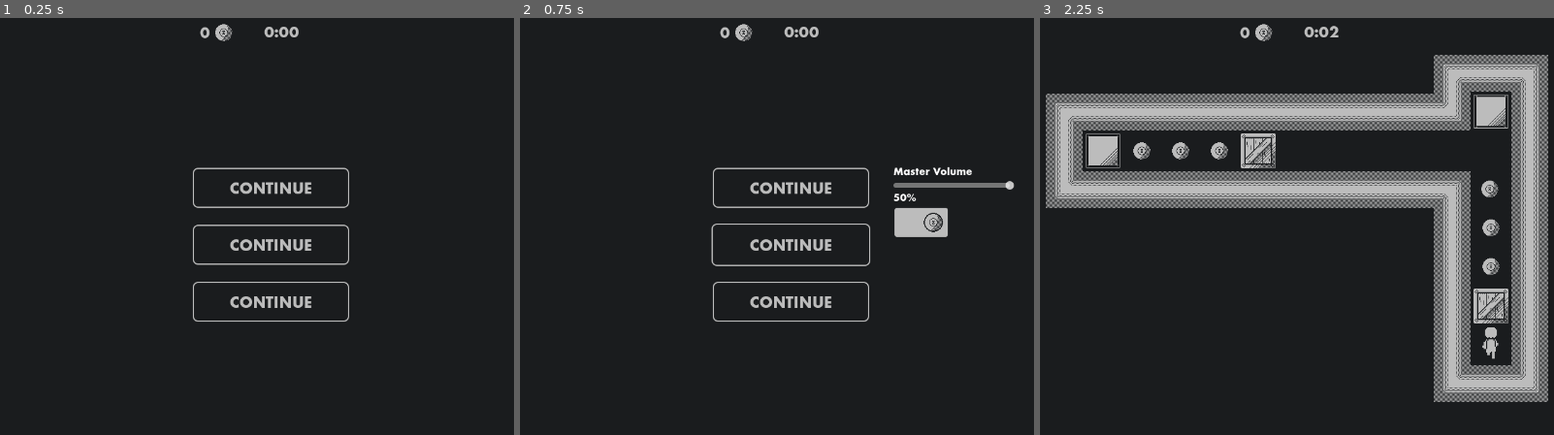
Above: before the commit, frames 1-3 (left to right).
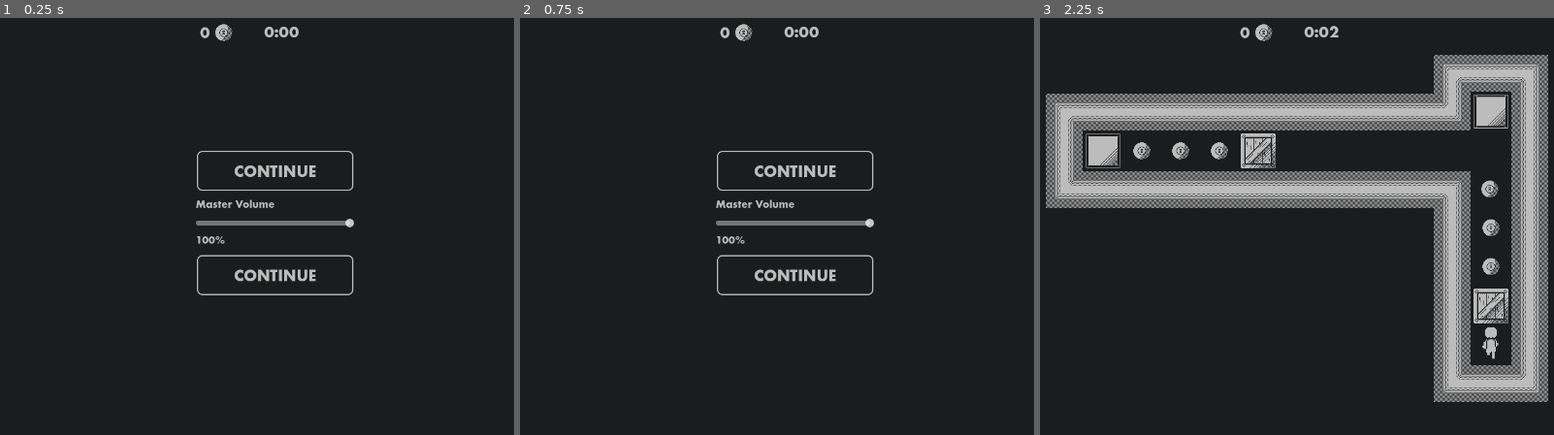
Above: after the commit, the same moments.

Repository: ParryTotato/1BitJam2025
Game: Godot game, scene res://Scenes/Main/main.tscn
Same seed, same stepped clock (60 frames per second), same inputs: the game is played once before the commit and once after it.
Inputs (mouse positions are in pixels of both pictures, inside the frame that each line leads up to; where the layout moved, square brackets give the same spot in the first picture):
- Up to frame 1 (0.25 s): no input
- Up to frame 2 (0.75 s): click (792, 243) at 0.52 s
- Up to frame 3 (2.25 s): click (1471, 222) at 1.27 s; click (1317, 172) [1312, 188] at 2 s

The runs differ from the first frame. In frame 1, 3.2% of the frame differs, in the area x 37-69%, y 31-73%; in frame 2, 4.4%, in the area x 37-97%, y 31-73%; in frame 3, nothing differs.

Commit message:
Working audio slider and Main menu, need assets

Diff:
--- a/Scenes/Coin/Scripts/coin.gd
+++ b/Scenes/Coin/Scripts/coin.gd
@@ -6,22 +6,7 @@
 func _ready():
 	body_entered.connect(collect)
 
-
-#func _on_body_entered(body: Node2D):
-	#if is_collected:
-		#return
-	#
-	#if body.is_in_group("player") or body.is_in_group("box"):
-		#collect()
-
-
 func collect(_body: Node2D):
-	#is_collected = true
-	# Maybe sound for picking up coin?
-	#GlobalGame.add_coins(coin_value)
-
-	#$Sprite.visible = false
-	#$Collision.set_deferred("disabled", true)
 	Messenger.coin_collected.emit()
 	$Sprite.visible = false
 	$Collision.set_deferred("disabled", true)
--- a/Scenes/MainMenu/Scripts/main_menu.gd
+++ b/Scenes/MainMenu/Scripts/main_menu.gd
@@ -1,31 +1,35 @@
 extends Control
 
-@onready var settings_panel = $SettingsPanel
+@onready var volume_slider = $VBoxContainer/VolumeSlider
+@onready var volume_label = $VBoxContainer/VolumeValueLabel
 
 func _ready():
-	settings_panel.visible = false
-	$SettingsPanel/VolumeSlider.value = \
-	db_to_linear(AudioServer.get_bus_volume_db(AudioServer.get_bus_index("Master")))*100
+	var current_db = AudioServer.get_bus_volume_db(AudioServer.get_bus_index("Master"))
+	volume_slider.value = _db_to_percent(current_db)
+	volume_label.text = "%d%%" % volume_slider.value
 
-	$SettingsPanel/VolumeSlider.value_changed.connect(_on_volume_changed)
+func _on_volume_changed(value: float):
+	if value <= 1:
+		AudioServer.set_bus_volume_db(0, -80.0)
+		volume_label.text = "0%"
+		volume_slider.value = 1
+		return
+
+	var db = _percent_to_db(value)
+	AudioServer.set_bus_volume_db(
+		AudioServer.get_bus_index("Master"),
+		db
+	)
+	volume_label.text = ("%d%%" % value)
+
+func _percent_to_db(percent: float) -> float:
+	return linear_to_db(percent / 100.0)
+
+func _db_to_percent(db: float) -> float:
+	return clamp(db_to_linear(db) * 100, 0, 100)
 
 func _on_start_game():
 	get_parent().get_parent().start_game()
 
-func _on_settings_clicked():
-	settings_panel.visible = true
-
-func _on_volume_changed(value: float):
-	print(value)
-	var db = linear_to_db(value / 100.0)
-	AudioServer.set_bus_volume_db(
-		AudioServer.get_bus_index("Master"),
-		db
-	)
-	$SettingsPanel/VolumeValueLabel.text = "%d%%" % value
-
-func _on_settings_back_button_clicked():
-	settings_panel.visible = false
-
 func _on_game_quit():
 	get_tree().quit()
--- a/Scenes/MainMenu/main_menu.tscn
+++ b/Scenes/MainMenu/main_menu.tscn
@@ -1,27 +1,37 @@
 [gd_scene load_steps=8 format=3 uid="uid://p5r8m728jooc"]
 
-[ext_resource type="Texture2D" uid="uid://f4bq3pumhco3" path="res://Scenes/UpgradeShop/Assets/Art/btn_shop_normal.png" id="1_0qgbs"]
 [ext_resource type="Script" uid="uid://ca2nfae8kyxdt" path="res://Scenes/MainMenu/Scripts/main_menu.gd" id="1_adu2g"]
 [ext_resource type="Texture2D" uid="uid://brio6fyoshhsy" path="res://Scenes/UpgradeShop/Assets/Art/btn_continue.png" id="2_adu2g"]
 [ext_resource type="Texture2D" uid="uid://c86udavrvjk1y" path="res://Scenes/UpgradeShop/Assets/Art/btn_continue_pressed.png" id="3_0l8wx"]
 [ext_resource type="Texture2D" uid="uid://cm0xhtk4vr4bi" path="res://Scenes/UpgradeShop/Assets/Art/btn_continue_hovered.png" id="4_2r307"]
-[ext_resource type="Texture2D" uid="uid://dc7yje16gfpgo" path="res://Scenes/UpgradeShop/Assets/Art/btn_shop_pressed.png" id="6_n5jej"]
-[ext_resource type="Texture2D" uid="uid://0lqfuxg4uaph" path="res://Scenes/UpgradeShop/Assets/Art/btn_shop_hovered.png" id="7_2r307"]
+[ext_resource type="FontFile" uid="uid://ba7dpcyndctpw" path="res://Assets/FuturaND-Bold.otf" id="5_0l8wx"]
+
+[sub_resource type="LabelSettings" id="LabelSettings_n5jej"]
+font = ExtResource("5_0l8wx")
+font_color = Color(0.737255, 0.737255, 0.737255, 1)
+outline_color = Color(0.101961, 0.109804, 0.117647, 1)
+
+[sub_resource type="LabelSettings" id="LabelSettings_2r307"]
+font = ExtResource("5_0l8wx")
+font_color = Color(0.737255, 0.737255, 0.737255, 1)
+outline_color = Color(0.101961, 0.109804, 0.117647, 1)
 
 [node name="Mainmenu" type="Control"]
 layout_mode = 3
 anchors_preset = 0
 script = ExtResource("1_adu2g")
+metadata/_edit_lock_ = true
+metadata/_edit_group_ = true
 
 [node name="VBoxContainer" type="VBoxContainer" parent="."]
 layout_mode = 1
-offset_left = 500.0
-offset_top = 250.0
-offset_right = 762.0
-offset_bottom = 508.0
+offset_left = 507.0
+offset_top = 222.0
+offset_right = 769.0
+offset_bottom = 512.0
 size_flags_horizontal = 4
 size_flags_vertical = 4
-theme_override_constants/separation = 24
+theme_override_constants/separation = 12
 metadata/_edit_group_ = true
 
 [node name="PlayGame" type="TextureButton" parent="VBoxContainer"]
@@ -30,11 +40,19 @@
 texture_pressed = ExtResource("3_0l8wx")
 texture_hover = ExtResource("4_2r307")
 
-[node name="Settings" type="TextureButton" parent="VBoxContainer"]
+[node name="Master Volume" type="Label" parent="VBoxContainer"]
 layout_mode = 2
-texture_normal = ExtResource("2_adu2g")
-texture_pressed = ExtResource("3_0l8wx")
-texture_hover = ExtResource("4_2r307")
+text = "Master Volume"
+label_settings = SubResource("LabelSettings_n5jej")
+
+[node name="VolumeSlider" type="HSlider" parent="VBoxContainer"]
+layout_mode = 2
+value = 100.0
+
+[node name="VolumeValueLabel" type="Label" parent="VBoxContainer"]
+layout_mode = 2
+text = "100%"
+label_settings = SubResource("LabelSettings_2r307")
 
 [node name="Quit Game" type="TextureButton" parent="VBoxContainer"]
 layout_mode = 2
@@ -42,33 +60,6 @@
 texture_pressed = ExtResource("3_0l8wx")
 texture_hover = ExtResource("4_2r307")
 
-[node name="SettingsPanel" type="VBoxContainer" parent="."]
-layout_mode = 1
-offset_left = 800.0
-offset_top = 250.0
-offset_right = 1000.0
-offset_bottom = 550.0
-metadata/_edit_group_ = true
-
-[node name="Master Volume" type="Label" parent="SettingsPanel"]
-layout_mode = 2
-text = "Master Volume"
-
-[node name="VolumeSlider" type="HSlider" parent="SettingsPanel"]
-layout_mode = 2
-value = 50.0
-
-[node name="VolumeValueLabel" type="Label" parent="SettingsPanel"]
-layout_mode = 2
-text = "50%"
-
-[node name="BackButton" type="TextureButton" parent="SettingsPanel"]
-layout_mode = 2
-texture_normal = ExtResource("1_0qgbs")
-texture_pressed = ExtResource("6_n5jej")
-texture_hover = ExtResource("7_2r307")
-
 [connection signal="pressed" from="VBoxContainer/PlayGame" to="." method="_on_start_game"]
-[connection signal="pressed" from="VBoxContainer/Settings" to="." method="_on_settings_clicked"]
+[connection signal="value_changed" from="VBoxContainer/VolumeSlider" to="." method="_on_volume_changed"]
 [connection signal="pressed" from="VBoxContainer/Quit Game" to="." method="_on_game_quit"]
-[connection signal="pressed" from="SettingsPanel/BackButton" to="." method="_on_settings_back_button_clicked"]
--- a/Scripts/level.gd
+++ b/Scripts/level.gd
@@ -41,8 +41,8 @@
 			if child.has_method("reset_player"):
 				child.reset_player()
 
-			if child.has_method("re_enable_coin"):
-				child.re_enable_coin()
+			#if child.has_method("re_enable_coin"):
+				#child.re_enable_coin()
 	set_physics_process(true)
 
 	goals_filled = 0
